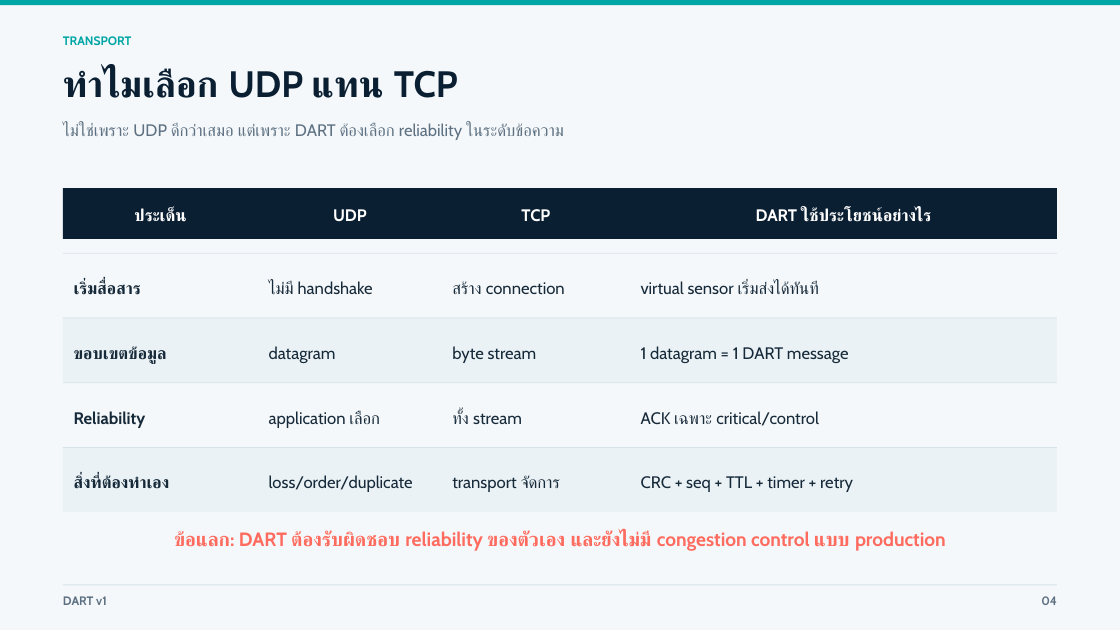
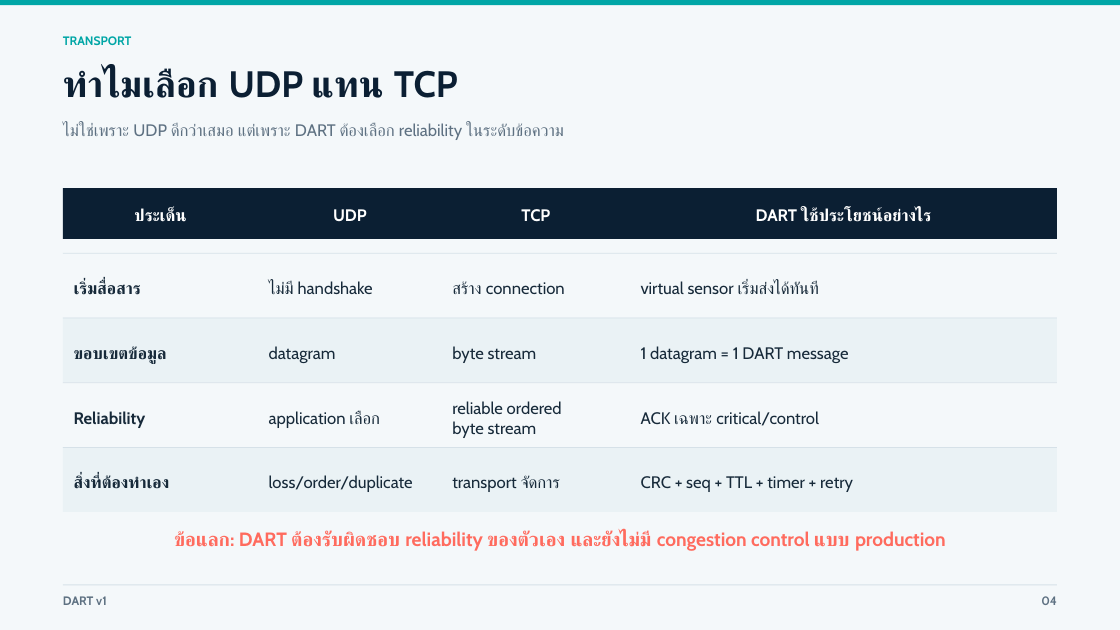
Before and after one commit to WaiRuneMEKA/Deadline-Aware-Reliable-Telemetry-Over-UDP, a slide deck: slide 4 of submission/DART_Presentation.pptx. Drawn at 1120x630 pixels with LibreOffice and Linux fonts; fonts in the diff are those of the drawing. Boxes give left, top, right and bottom in pixels: in the first picture for what was removed or moved away, otherwise in the second. Text is boxed around its words. In the diff, an @@ line names an element or a change of style, - is before the commit and + after.

```diff
--- a/submission/DART_Presentation.pptx
+++ b/submission/DART_Presentation.pptx
@@ text at <box>452,401,562,438</box>: text changed @@
-ทั้ง stream
+reliable ordered
+byte stream
```
Also in this commit, not shown: 8 other slides changed, 1 other file.
